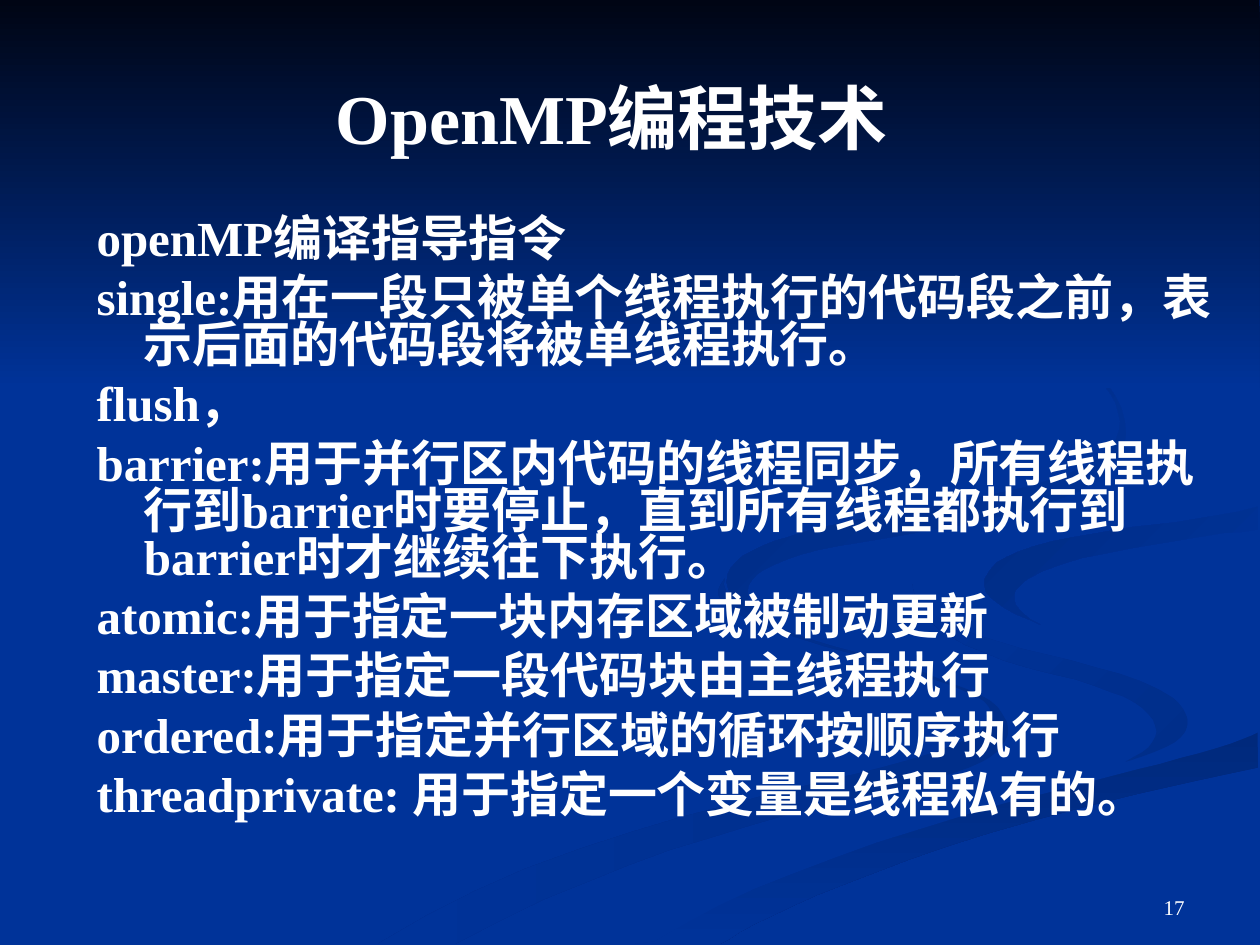
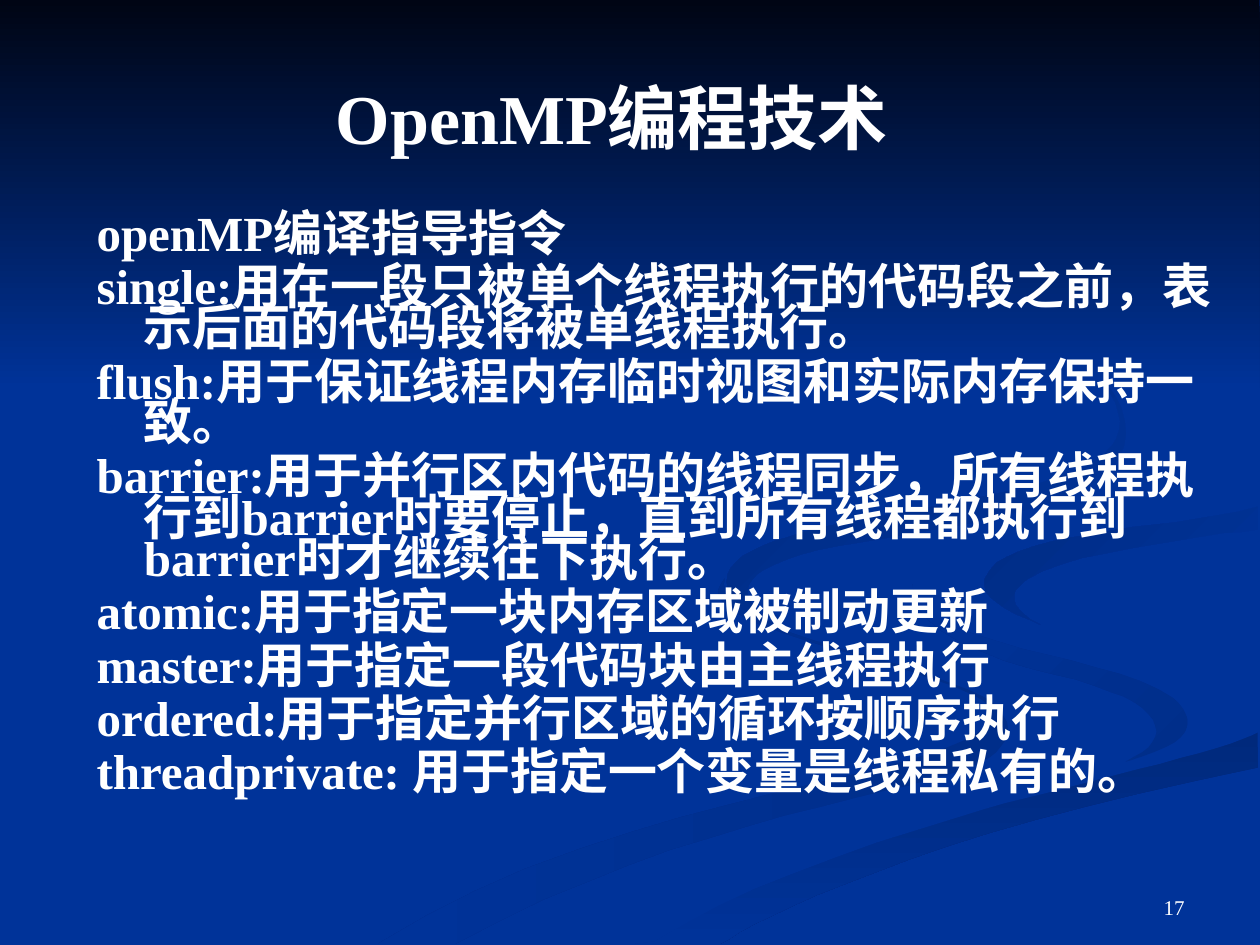
Before and after one commit to cedarli/linux, a slide deck: slide 17 of openMP/doc/OpenMP.ppt. Drawn at 1260x945 pixels with LibreOffice and Linux fonts; fonts in the diff are those of the drawing. Boxes give left, top, right and bottom in pixels: in the first picture for what was removed or moved away, otherwise in the second. Text is boxed around its words. In the diff, an @@ line names an element or a change of style, - is before the commit and + after.

Commit message:
[modify] openMP directives.

```diff
--- a/openMP/doc/OpenMP.ppt
+++ b/openMP/doc/OpenMP.ppt
@@ text at (97,213,1212,799): line spacing 0.8 to 0.7 @@
@@ text at (97,361,1195,445): text changed @@
-flush，
+flush:用于保证线程内存临时视图和实际内存保持一致。
```
Also in this commit, not shown: 3 other slides changed, 18 other files.
